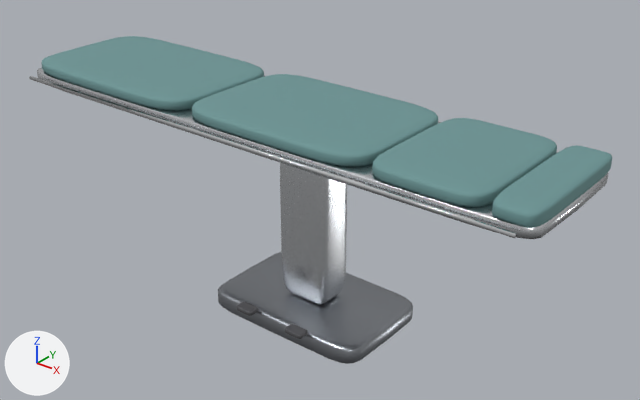
One commit to the glTF model assets/models/props/operating_table.glb: the scene before it, then after it.
The view is the same before and after, from a 50 mm camera at (1.87, -2.29, 1.92) aimed at (-0.04, 0.09, 0.44). The lights are fixed; the arrows at lower left show +X, +Y and +Z. The first picture is the older version.

Names of what the first picture shows: 'Base', 'Column', 'Frame', 'Pads', 'Rails' and 1 more.
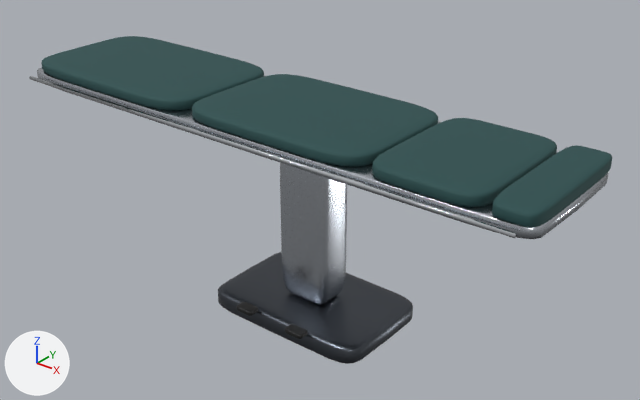
The edits, one by one:
Material 'dark_steel' (mat_dark_steel) changes colour from grey #9fa4aa to dark grey #5a5f66; in linear values from (0.349, 0.369, 0.4) to (0.102, 0.114, 0.133).
Material 'mattress' (mat_mattress) changes colour from cyan #6c9494 to dark cyan #264d4d; in linear values from (0.149, 0.298, 0.298) to (0.0196, 0.0745, 0.0745).

Location of each change, [x1, y1, x2, y2] in pixels of the pictures (640 x 400 px):
'Pads', recoloured (cyan to dark cyan): [41, 36, 612, 228] in both
'Base', recoloured (grey to dark grey): [218, 252, 413, 364] in both
